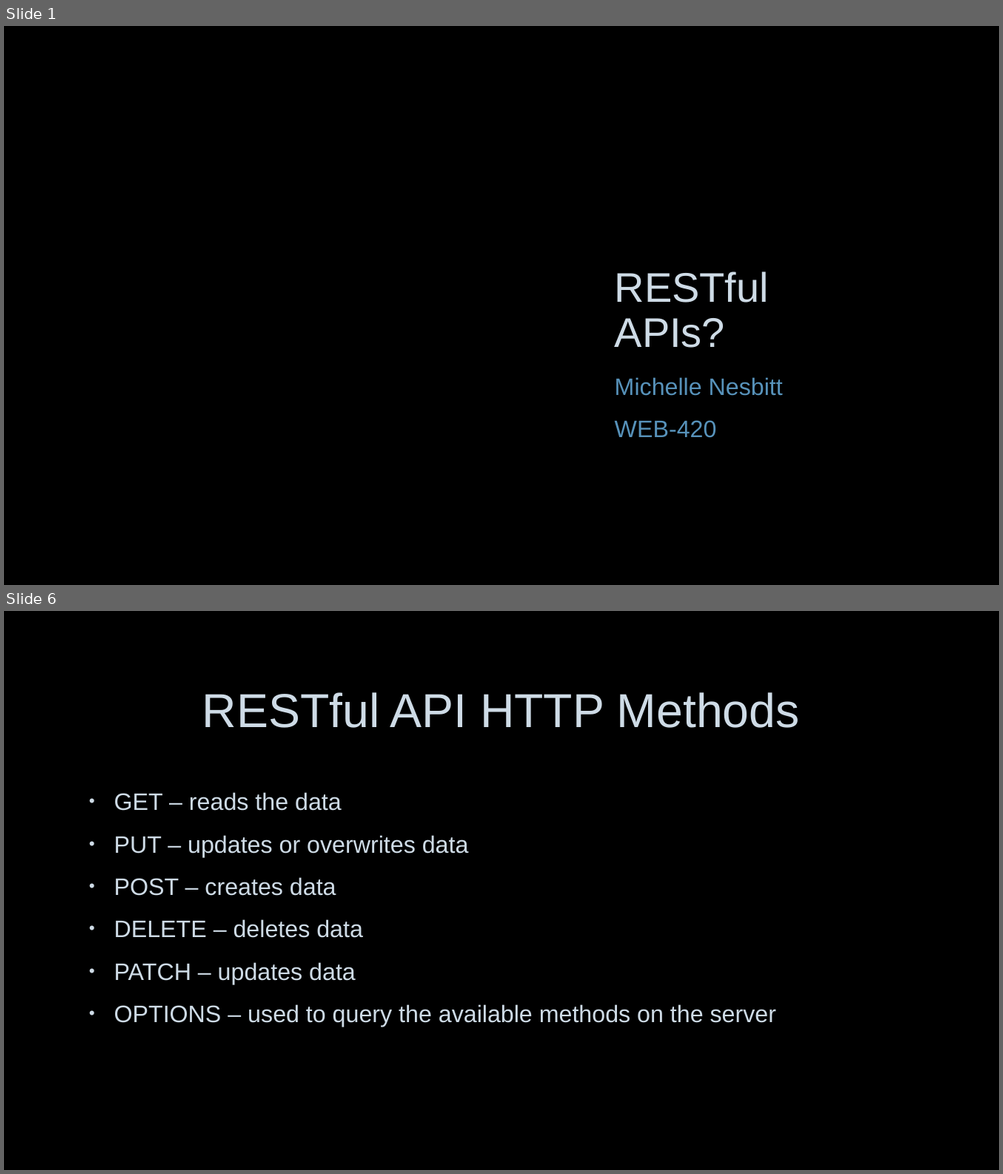
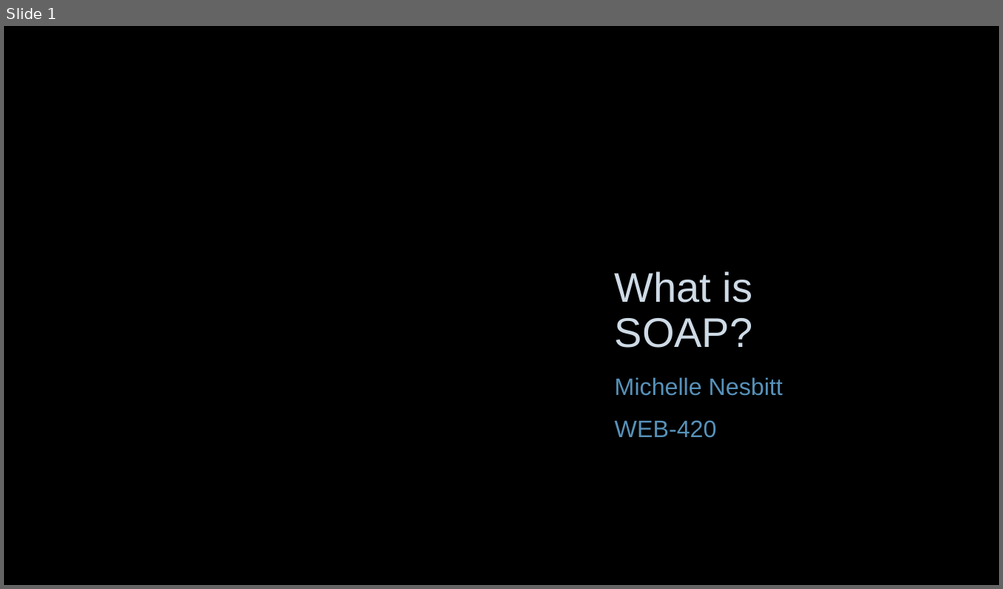
Before and after one commit to nerdommicro/WEB-420, a slide deck: week3/nesbitt-week3.pptx. Shown one above the other, each under a label of ours: slides 1 and 6 before the commit, slide 1 after it; the slides between them are not shown. The pictures are 1003x1174 and 1003x589 pixels, drawn with LibreOffice and Linux fonts; fonts in the diff are those of the drawing; background and template pictures are left out. Boxes give left, top, right and bottom in pixels: in the first picture for what was removed or moved away, otherwise in the second. Text is boxed around its words. In the diff, an @@ line names an element or a change of style, - is before the commit and + after.

```diff
--- a/week3/nesbitt-week3.pptx
+++ b/week3/nesbitt-week3.pptx
@@ slide 6 removed at (4, 611, 999, 1170), background picture (left out) @@
@@ title removed at (202, 692, 800, 728) @@
-RESTful API HTTP Methods
@@ text removed at (114, 792, 776, 1027) @@
-• GET – reads the data
-• PUT – updates or overwrites data
-• POST – creates data
-• DELETE – deletes data
-• PATCH – updates data
-• OPTIONS – used to query the available methods on the server
@@ slide 1 changed as well @@
@@ title at (614, 272, 753, 348): text changed @@
-RESTful APIs?
+What is SOAP?
```
Also in this commit, not shown: 7 other slides changed, 3 slides added, 1 other slide removed.
